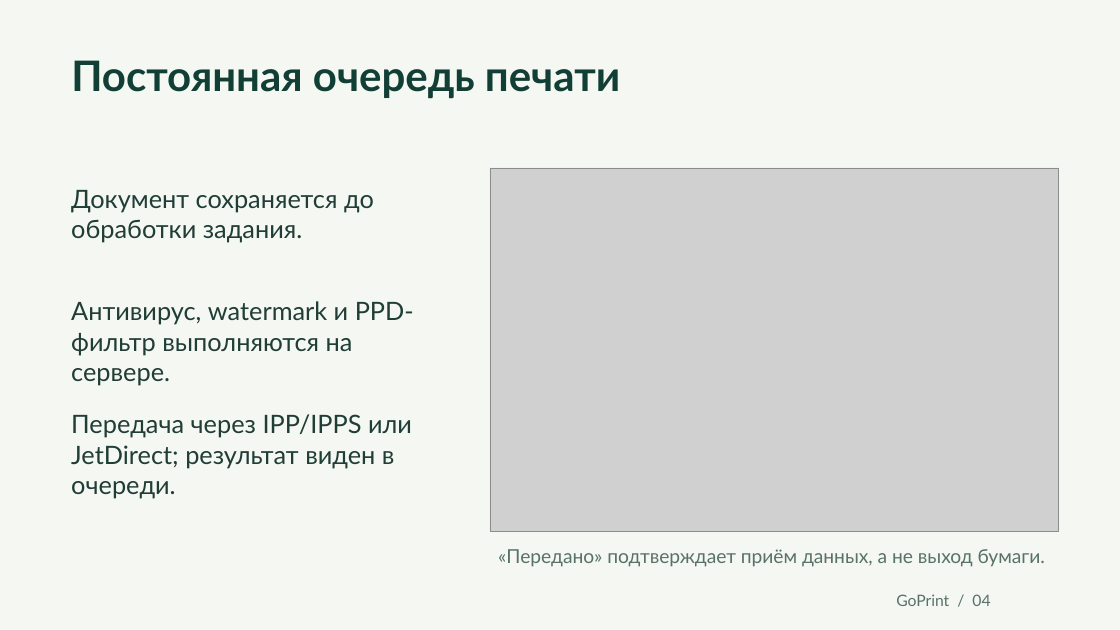
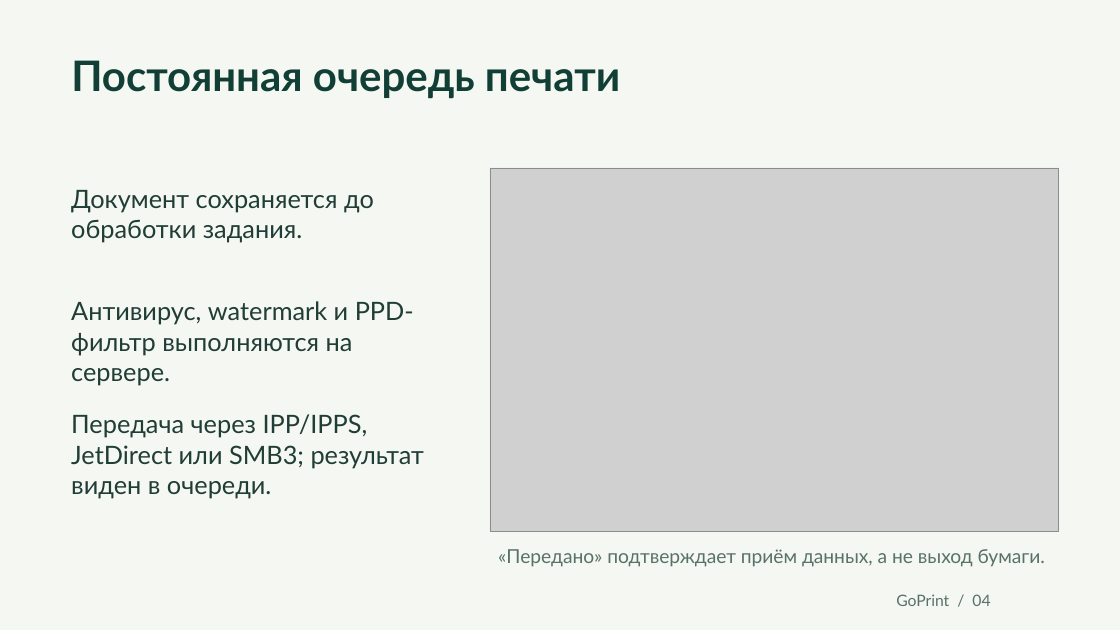
Before and after one commit to rkislov/goPrint, a slide deck: slide 4 of docs/presentation/GoPrint-Product.pptx. Drawn at 1120x630 pixels with LibreOffice and Linux fonts; fonts in the diff are those of the drawing; grey boxes stand for pictures. Boxes give left, top, right and bottom in pixels: in the first picture for what was removed or moved away, otherwise in the second. Text is boxed around its words. In the diff, an @@ line names an element or a change of style, - is before the commit and + after.

```diff
--- a/docs/presentation/GoPrint-Product.pptx
+++ b/docs/presentation/GoPrint-Product.pptx
@@ text at bbox=[71, 414, 424, 499]: text changed @@
-Передача через IPP/IPPS или JetDirect; результат виден в очереди.
+Передача через IPP/IPPS, JetDirect или SMB3; результат виден в очереди.
```
Also in this commit, not shown: 3 other slides changed, 1 slide added, 22 other files.
